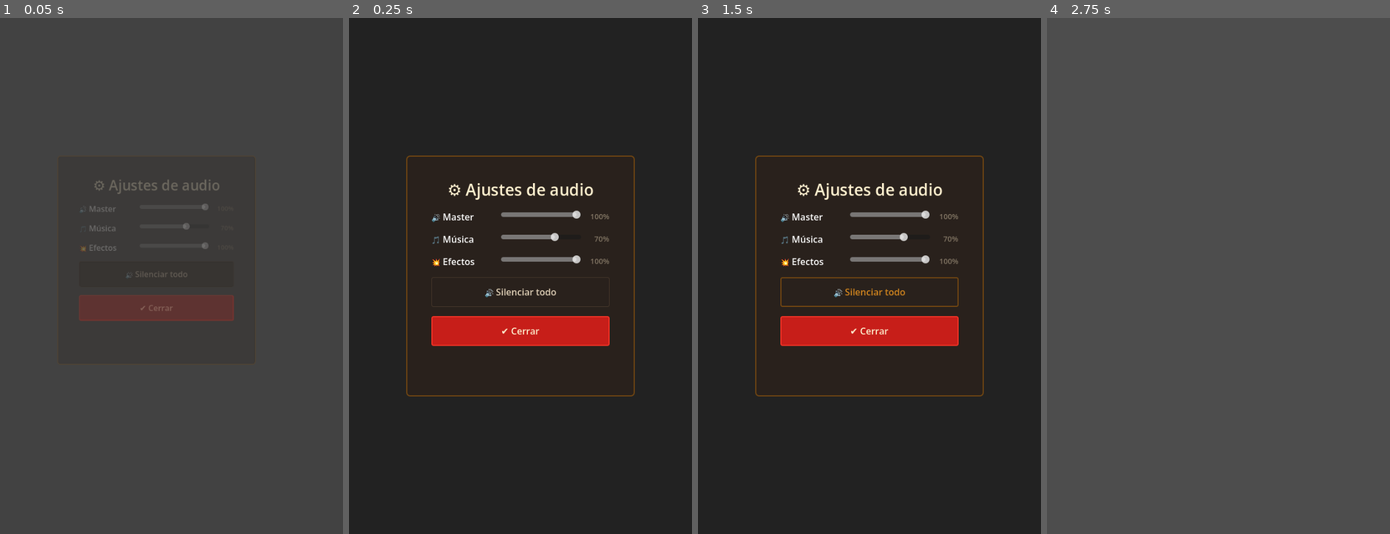
Above: before the commit, frames 1-4 (left to right).
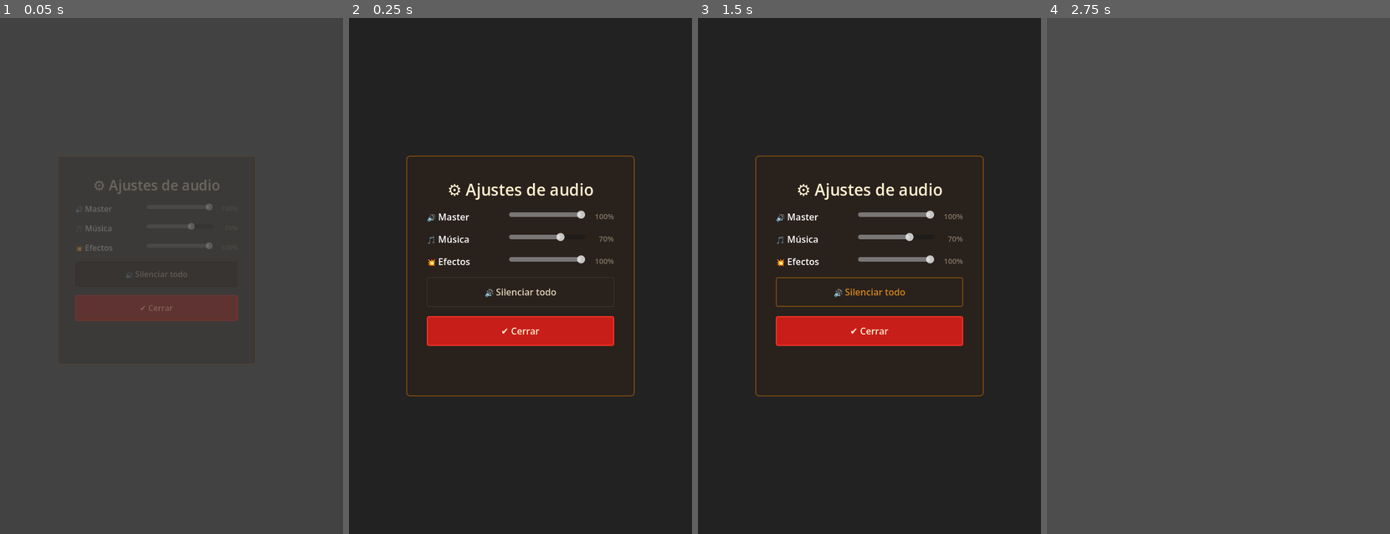
Above: after the commit, the same moments.

Repository: MirandaFrancoCBA/apocalypsheep
Game: Godot game, scene res://scenes/ui/settings_popup.tscn
Two runs of this game, one before a commit and one after it. Both use one fixed random seed, a clock stepped at 60 frames per second and the inputs below. This scene is started directly instead of the project's main scene. Sound files missing from this copy of the repository are replaced by a short silence.
Inputs:
- Up to frame 1 (0.05 s): no input
- Up to frame 2 (0.25 s): no input
- Up to frame 3 (1.5 s): click "🔊 Silenciar todo" at 0.5 s; click "🔇 Sin sonido (activo)" at 1.25 s
- Up to frame 4 (2.75 s): click "✔ Cerrar" at 2 s

The runs differ from the first frame. In frame 1, 0.3% of the frame differs, in the area x 21-70%, y 36-59%; in frame 2, 0.9%; in frame 3, 1.0%, in the area x 22-78%, y 37-64%; in frame 4, nothing differs.

Commit message:
Fix: keep core popups responsive and restore missing SFX (#198)
* Fix: let combat result popup shrink with viewport

* Fix: size settings popup from viewport

* Fix: allow audio controls to fit narrow portrait screens

* Fix: type responsive settings dimensions explicitly

* Fix: avoid reconnecting settings scene signals

* Fix: add missing combat and UI sound effects

Diff:
--- a/scenes/ui/combat_result_popup.tscn
+++ b/scenes/ui/combat_result_popup.tscn
@@ -12,7 +12,6 @@
 script = ExtResource("1_f5ltw")
 
 [node name="Panel" type="Panel" parent="." unique_id=77412670]
-custom_minimum_size = Vector2(500, 350)
 layout_mode = 1
 anchors_preset = 8
 anchor_left = 0.5
--- a/scenes/ui/settings_popup.tscn
+++ b/scenes/ui/settings_popup.tscn
@@ -37,9 +37,9 @@
 
 [node name="Margin" type="MarginContainer" parent="Panel" unique_id=1142348960]
 layout_mode = 2
-theme_override_constants/margin_left = 28
+theme_override_constants/margin_left = 20
 theme_override_constants/margin_top = 24
-theme_override_constants/margin_right = 28
+theme_override_constants/margin_right = 20
 theme_override_constants/margin_bottom = 24
 
 [node name="VBox" type="VBoxContainer" parent="Panel/Margin" unique_id=278592396]
@@ -61,7 +61,7 @@
 text = "🔊 Master"
 
 [node name="SliderMaster" type="HSlider" parent="Panel/Margin/VBox/RowMaster" unique_id=457980796]
-custom_minimum_size = Vector2(140, 0)
+custom_minimum_size = Vector2(80, 0)
 layout_mode = 2
 size_flags_horizontal = 3
 value = 100.0
@@ -82,7 +82,7 @@
 text = "🎵 Música"
 
 [node name="SliderMusic" type="HSlider" parent="Panel/Margin/VBox/RowMusic" unique_id=1185160725]
-custom_minimum_size = Vector2(140, 0)
+custom_minimum_size = Vector2(80, 0)
 layout_mode = 2
 size_flags_horizontal = 3
 value = 70.0
@@ -103,7 +103,7 @@
 text = "💥 Efectos"
 
 [node name="SliderSFX" type="HSlider" parent="Panel/Margin/VBox/RowSFX" unique_id=2121319962]
-custom_minimum_size = Vector2(140, 0)
+custom_minimum_size = Vector2(80, 0)
 layout_mode = 2
 size_flags_horizontal = 3
 
--- a/scripts/ui/settings_popup.gd
+++ b/scripts/ui/settings_popup.gd
@@ -29,9 +29,9 @@
 		queue_free()
 		return
 
+	_apply_responsive_layout()
 	_apply_theme()
 	_load_values()
-	_connect_signals()
 	_animate_in()
 
 func _validate_nodes() -> bool:
@@ -56,6 +56,22 @@
 			return false
 
 	return true
+
+# ─────────────────────────────────────────
+# RESPONSIVE — US-UI-009
+# Mantiene el panel dentro del viewport, especialmente en portrait estrecho.
+# ─────────────────────────────────────────
+func _apply_responsive_layout() -> void:
+	await get_tree().process_frame
+	var vp: Vector2 = get_viewport_rect().size
+	var width: float = minf(vp.x * 0.90, 400.0)
+	var height: float = minf(vp.y * 0.70, 420.0)
+
+	panel.set_anchors_preset(Control.PRESET_CENTER)
+	panel.offset_left = -(width / 2.0)
+	panel.offset_top = -(height / 2.0)
+	panel.offset_right = width / 2.0
+	panel.offset_bottom = height / 2.0
 
 # ─────────────────────────────────────────
 # TEMA
Not shown, added: audio/sfx/burn.wav
Not shown, added: audio/sfx/click.wav
Not shown, added: audio/sfx/confirm.wav
Not shown, added: audio/sfx/defend.wav
Not shown, added: audio/sfx/poison.wav
